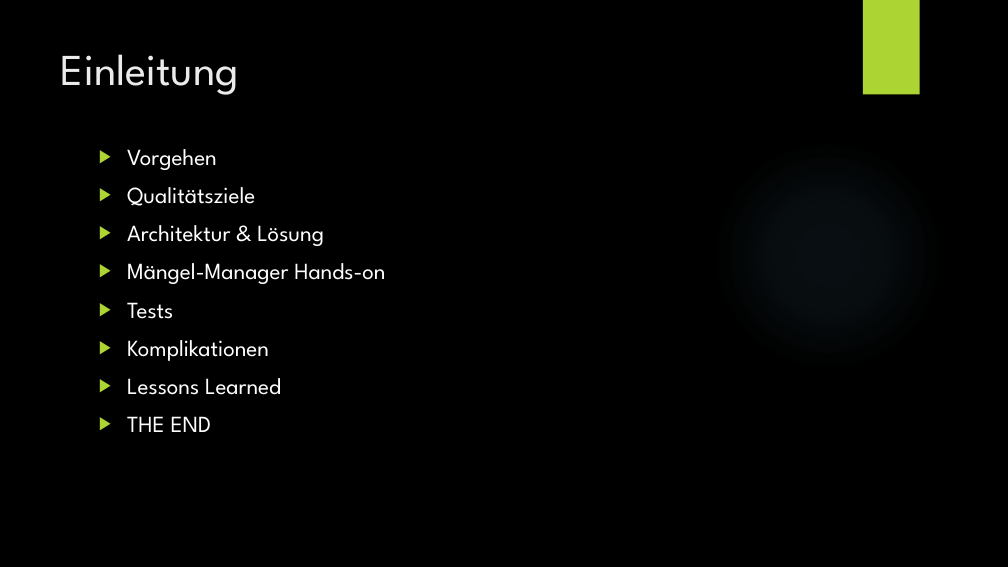
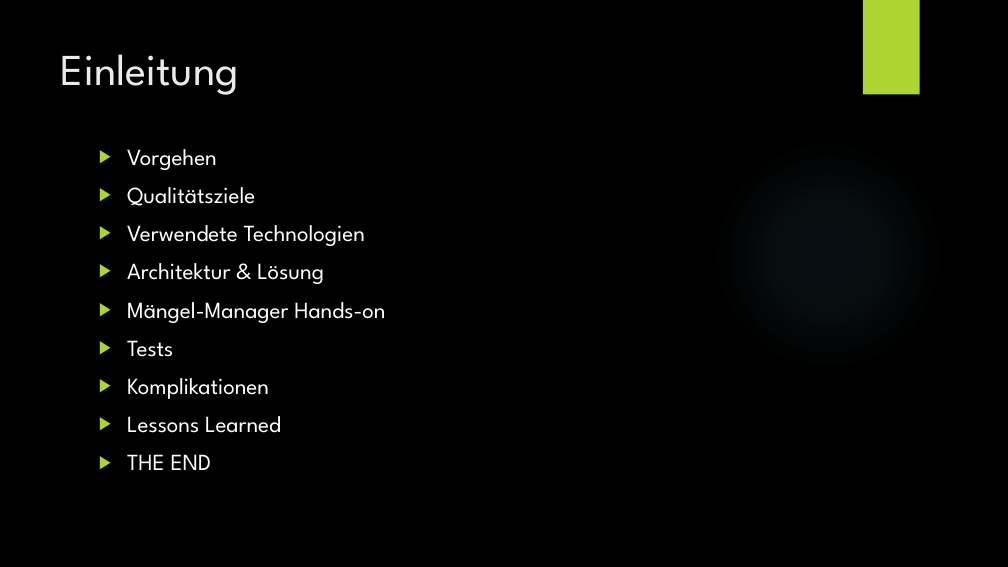
Before and after one commit to lucakuendig/INM21_Group_B, a slide deck: slide 2 of 06_Praesentation/Praesentation_Mangel_Manager.pptx. Drawn at 1008x567 pixels with LibreOffice and Linux fonts; fonts in the diff are those of the drawing; background and template pictures are left out. Boxes give left, top, right and bottom in pixels: in the first picture for what was removed or moved away, otherwise in the second. Text is boxed around its words. In the diff, an @@ line names an element or a change of style, - is before the commit and + after.

```diff
--- a/06_Praesentation/Praesentation_Mangel_Manager.pptx
+++ b/06_Praesentation/Praesentation_Mangel_Manager.pptx
@@ text at box(127, 225, 365, 246): paragraph added @@
+▶ Verwendete Technologien
```
Also in this commit, not shown: 1 other slide changed.
